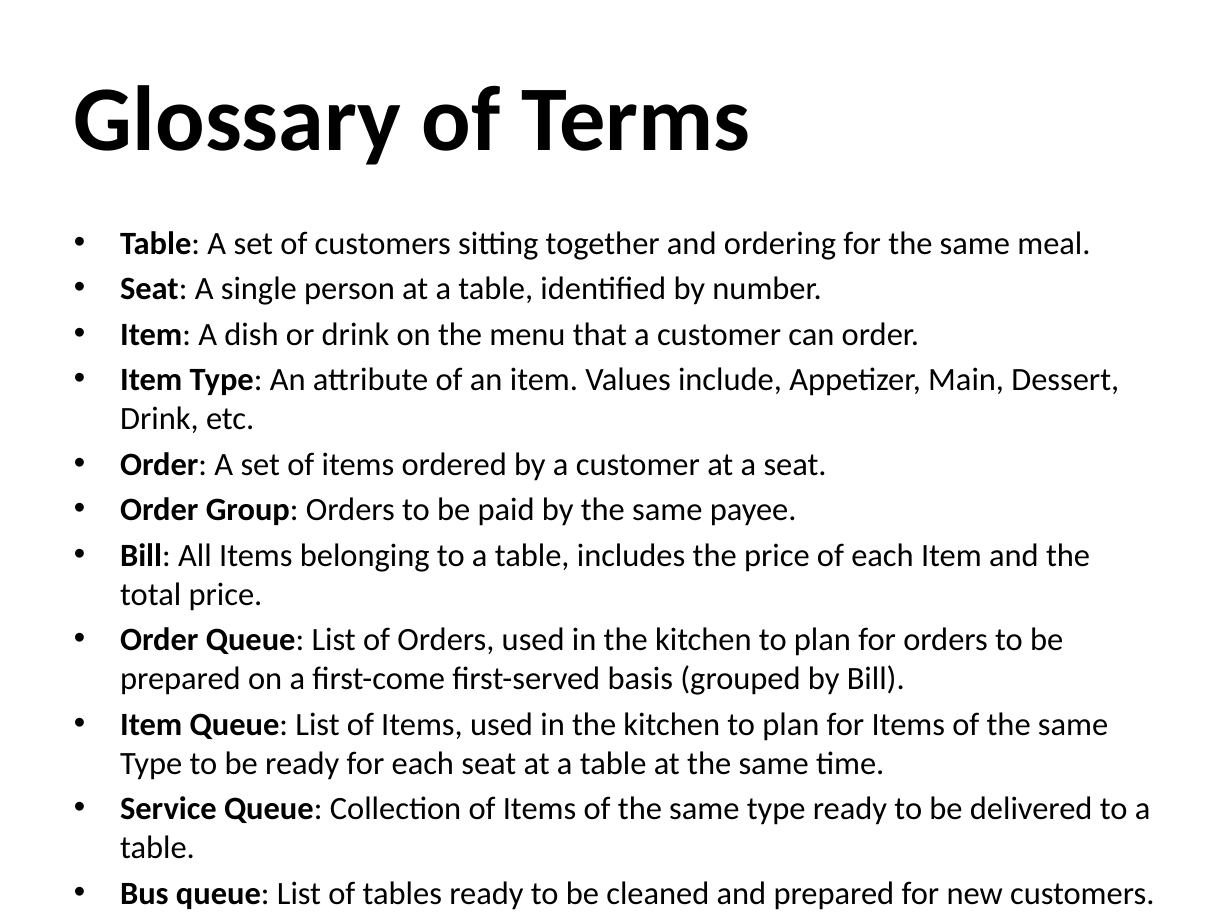
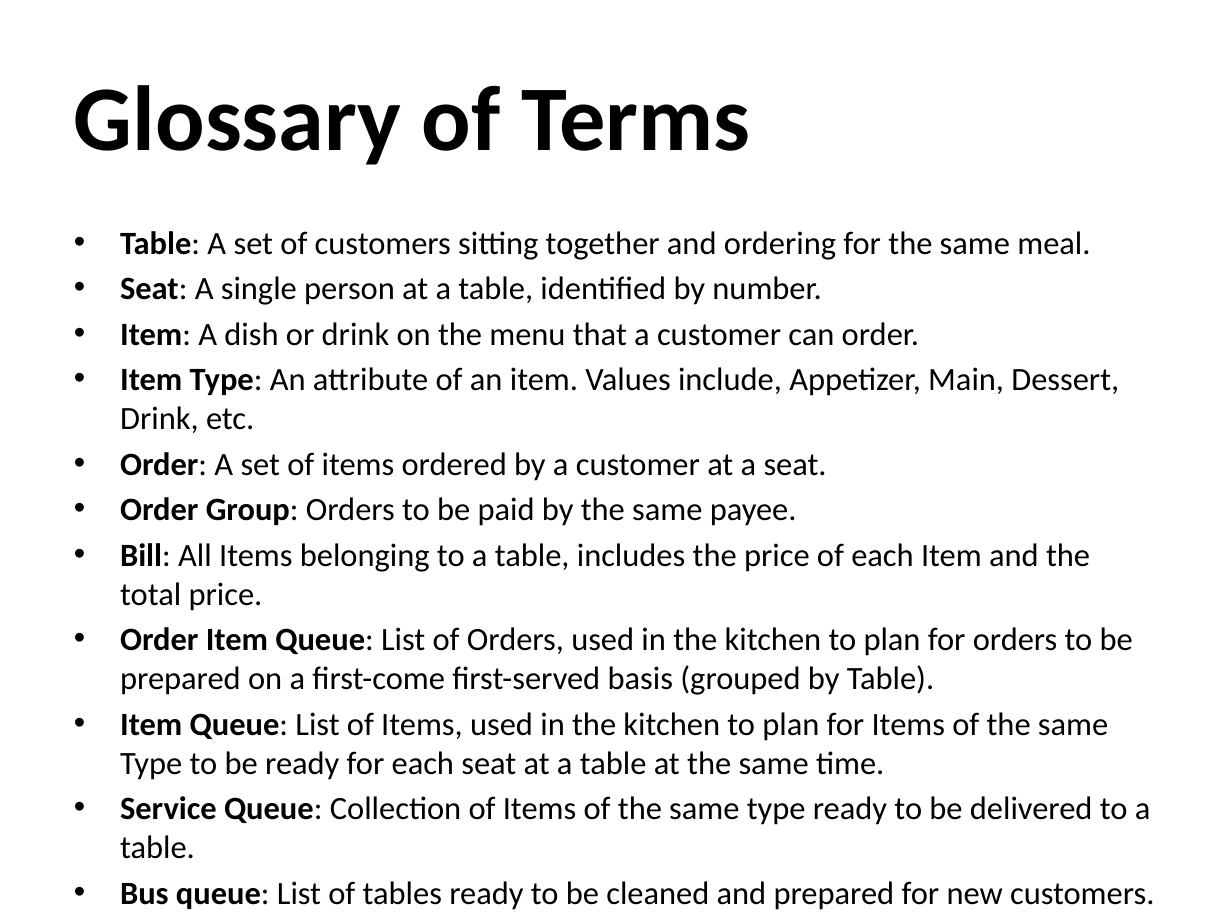
Before and after one commit to osmihi/Capstone, a slide deck: slide 31 of Project Documents/Group3_Presentation1_Capstone.pptx (slide 26 before the commit). Drawn at 1232x924 pixels with LibreOffice and Linux fonts; fonts in the diff are those of the drawing; background and template pictures are left out. Boxes give left, top, right and bottom in pixels: in the first picture for what was removed or moved away, otherwise in the second. Text is boxed around its words. In the diff, an @@ line names an element or a change of style, - is before the commit and + after.

```diff
--- a/Project Documents/Group3_Presentation1_Capstone.pptx
+++ b/Project Documents/Group3_Presentation1_Capstone.pptx
@@ text at (120, 627, 1133, 695): text changed @@
-• Order Queue: List of Orders, used in the kitchen to plan for orders to be prepared on a first-come first-served basis (grouped by Bill).
+• Order Item Queue: List of Orders, used in the kitchen to plan for orders to be prepared on a first-come first-served basis (grouped by Table).
```
Also in this commit, not shown: 8 other slides changed, 5 slides added.
